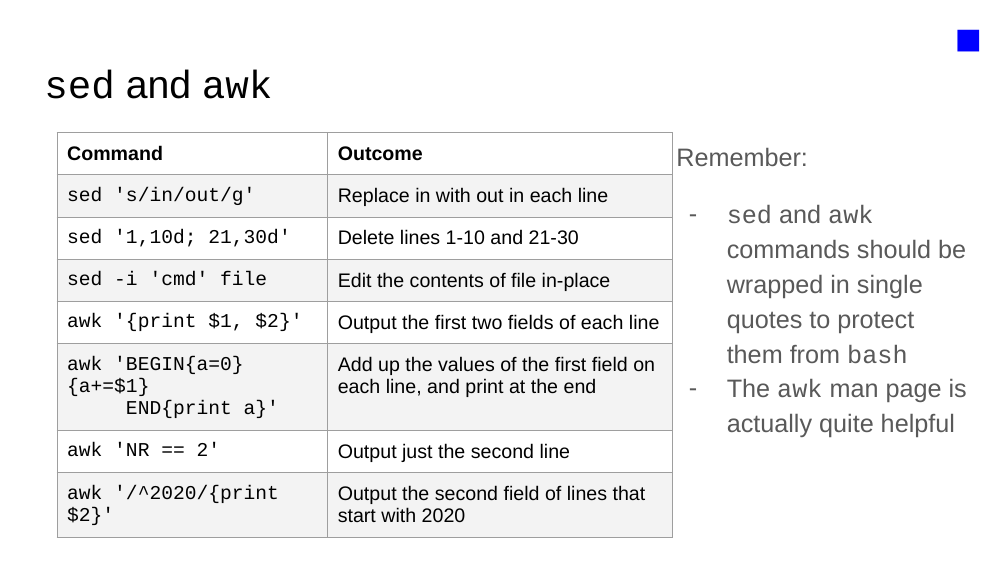
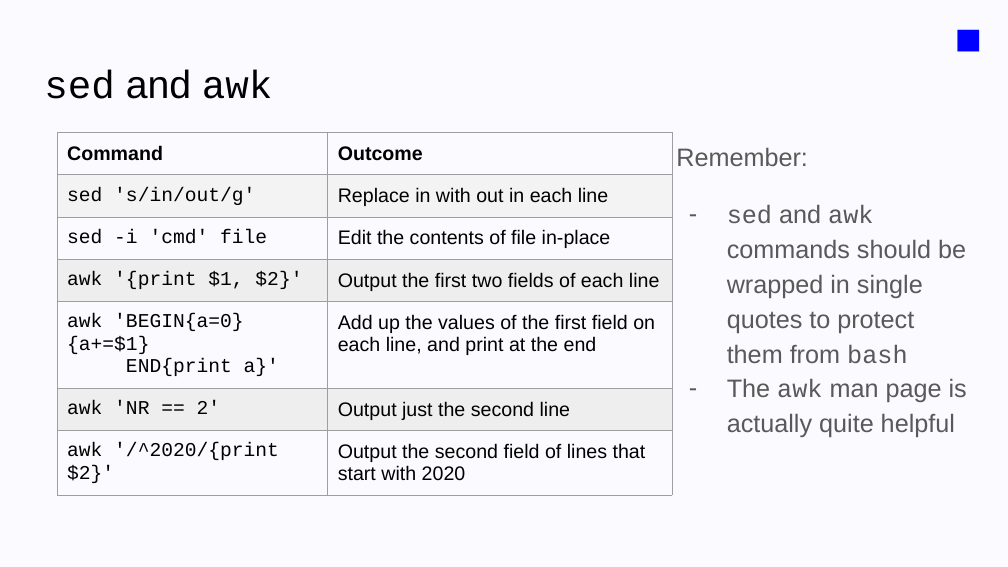
Before and after one commit to itlfiles/docs, a slide deck: slide 81 of Intro to Linux.pptx. Drawn at 1008x567 pixels with LibreOffice and Linux fonts; fonts in the diff are those of the drawing. Boxes give left, top, right and bottom in pixels: in the first picture for what was removed or moved away, otherwise in the second. Text is boxed around its words. In the diff, an @@ line names an element or a change of style, - is before the commit and + after.

```diff
--- a/Intro to Linux.pptx
+++ b/Intro to Linux.pptx
@@ background #FFFFFF to #FAFAFF @@
@@ table at bbox=[57, 132, 673, 487] @@
-row 3: sed '1,10d; 21,30d' | Delete lines 1-10 and 21-30
```
Also in this commit, not shown: 134 other slides changed, 1 slide added, 2 slides removed, 1 other file.
